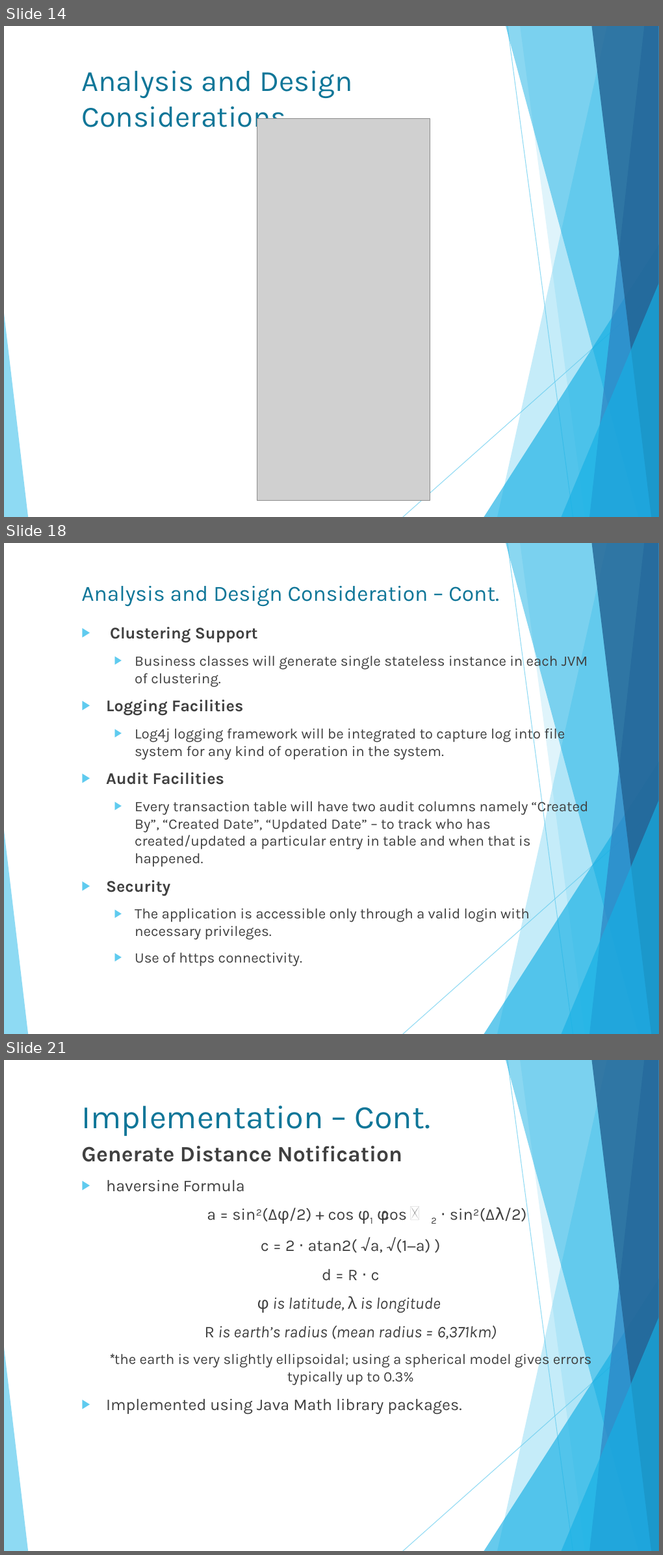
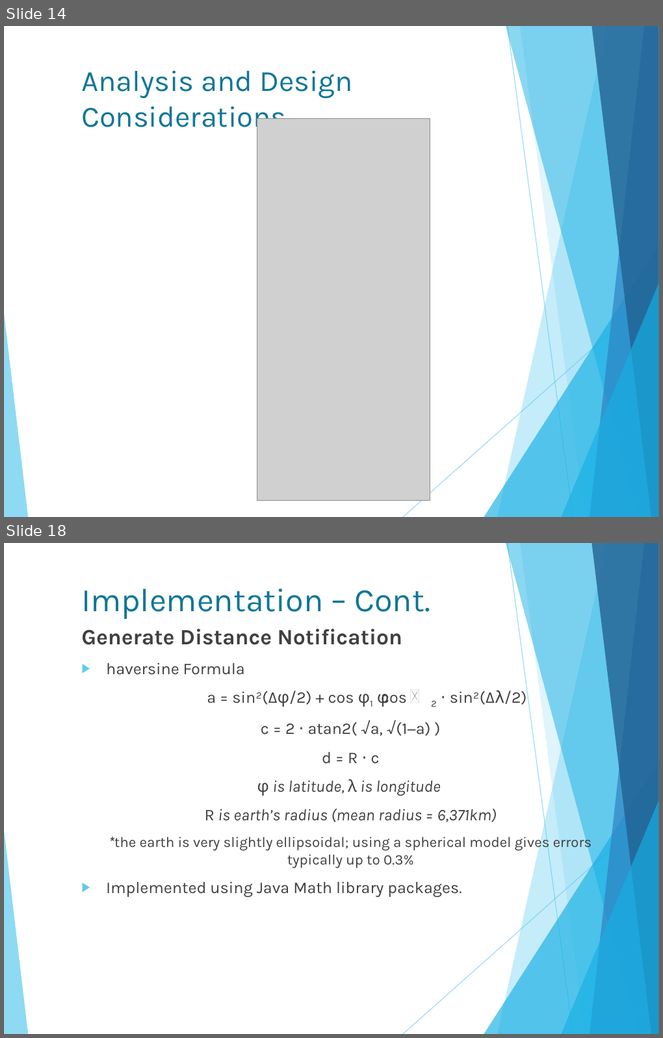
Before and after one commit to isurudewasurendra/SappuSavari, a slide deck: documentation/Location Based Mobile Marketing System.pptx. Shown one above the other, each under a label of ours: slides 14, 18 and 21 before the commit, slides 14 and 18 after it; the slides between them are not shown. The pictures are 663x1555 and 663x1038 pixels, drawn with LibreOffice and Linux fonts; fonts in the diff are those of the drawing; grey boxes stand for pictures. Boxes give left, top, right and bottom in pixels: in the first picture for what was removed or moved away, otherwise in the second. Text is boxed around its words. In the diff, an @@ line names an element or a change of style, - is before the commit and + after.

```diff
--- a/documentation/Location Based Mobile Marketing System.pptx
+++ b/documentation/Location Based Mobile Marketing System.pptx
@@ slide 18 removed at [4,543,659,1034], background #FFFFFF; not listed: 10 template elements that a slide beside it also shows @@
@@ title removed at [81,586,499,606] @@
-Analysis and Design Consideration – Cont.
@@ text removed at [106,627,589,967] @@
-▶ Clustering Support
-  ▶ Business classes will generate single stateless instance in each JVM of clustering.
-▶ Logging Facilities
-  ▶ Log4j logging framework will be integrated to capture log into file system for any kind of operation in the system.
-▶ Audit Facilities
-  ▶ Every transaction table will have two audit columns namely “Created By”, “Created Date”, “Updated Date” – to track who has created/updated a particular entry in table and when that is happened.
-▶ Security
-  ▶ The application is accessible only through a valid login with necessary privileges.
-  ▶ Use of https connectivity.
@@ what was slide 21 is now slide 18 @@
```
Also in this commit, not shown: 12 slides changed, 4 slides added, 6 other slides removed, 21 other files.
